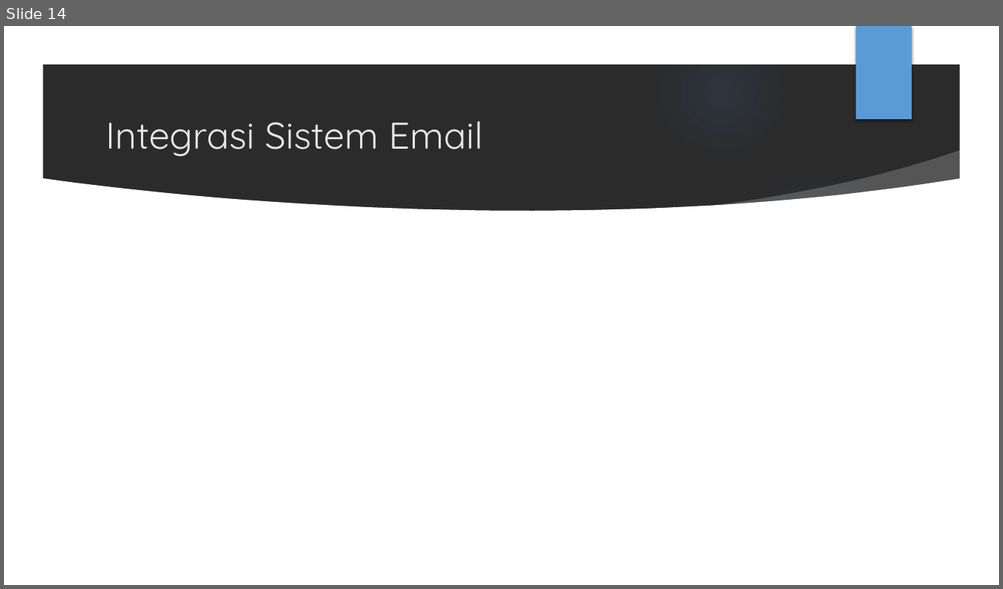
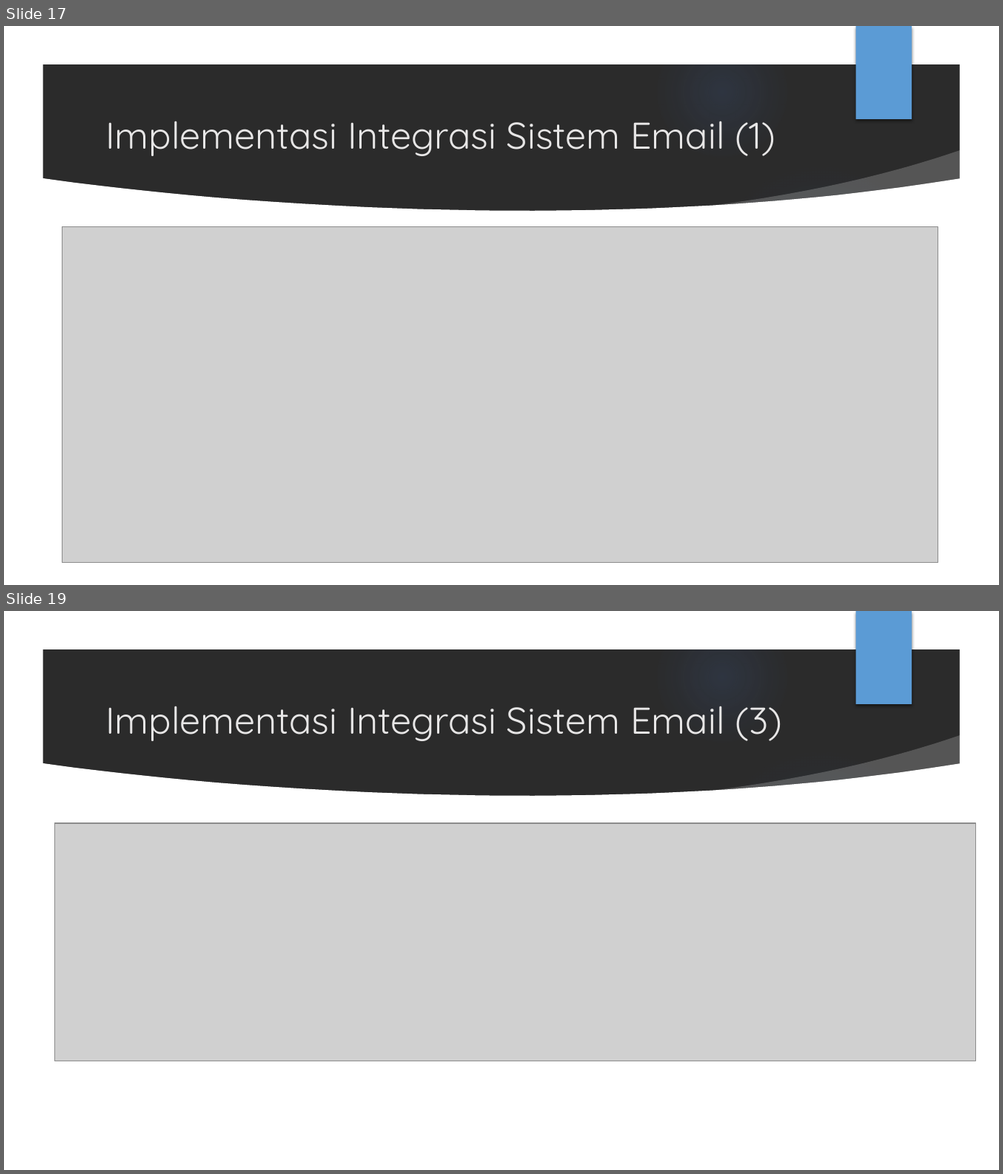
Before and after one commit to luckysenjaya/Skripsi, a slide deck: 10. Sidang/Sidang.pptx. Shown one above the other, each under a label of ours: slide 14 before the commit, slides 17 and 19 after it; the slides between them are not shown. The pictures are 1003x589 and 1003x1174 pixels, drawn with LibreOffice and Linux fonts; fonts in the diff are those of the drawing; grey boxes stand for pictures; background and template pictures are left out; a plain dark background stands for a picture behind light text. Boxes give left, top, right and bottom in pixels: in the first picture for what was removed or moved away, otherwise in the second. Text is boxed around its words. In the diff, an @@ line names an element or a change of style, - is before the commit and + after.

```diff
--- a/10. Sidang/Sidang.pptx
+++ b/10. Sidang/Sidang.pptx
@@ slide 19 added at bbox=[4, 611, 999, 1170], background picture (left out); not listed: 9 template elements that a slide beside it also shows @@
@@ title added at bbox=[105, 706, 782, 741], 36 pt, text #E7E6E6 @@
+Implementasi Integrasi Sistem Email (3)
@@ picture added at bbox=[55, 823, 976, 1062] @@
@@ what was slide 14 is now slide 17 @@
@@ slide 17 changed as well @@
@@ title at bbox=[105, 121, 774, 156]: text changed @@
-Integrasi Sistem Email
+Implementasi Integrasi Sistem Email (1)
@@ picture added at bbox=[62, 227, 937, 563] @@
```
Also in this commit, not shown: 13 other slides changed, 11 other slides added, 1 slide removed, 41 other files.
